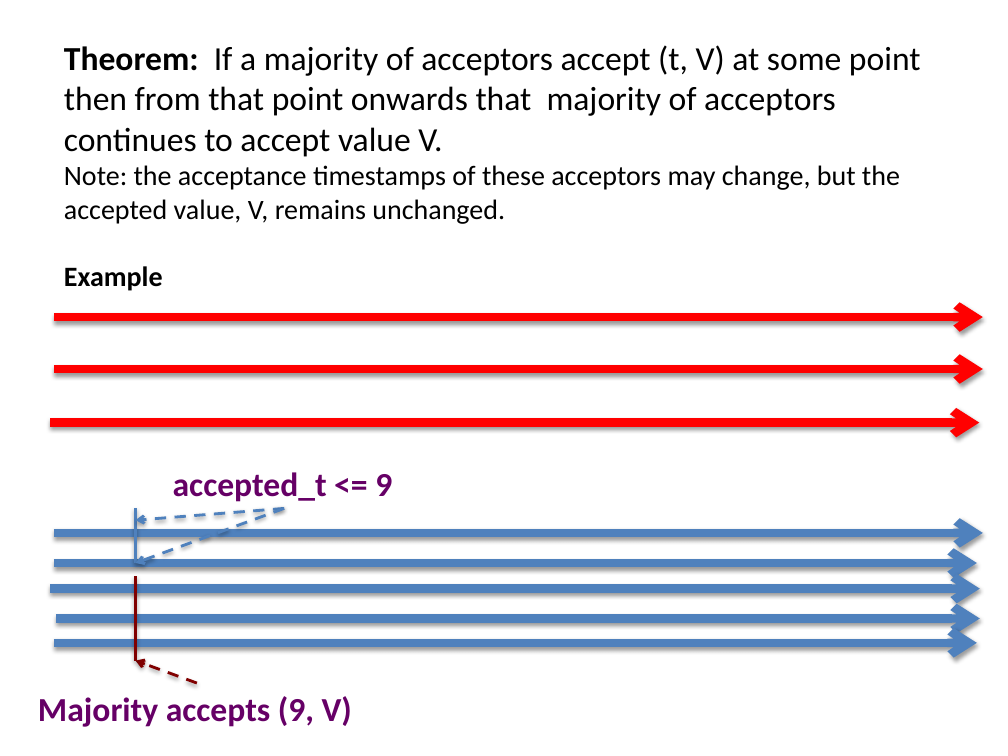
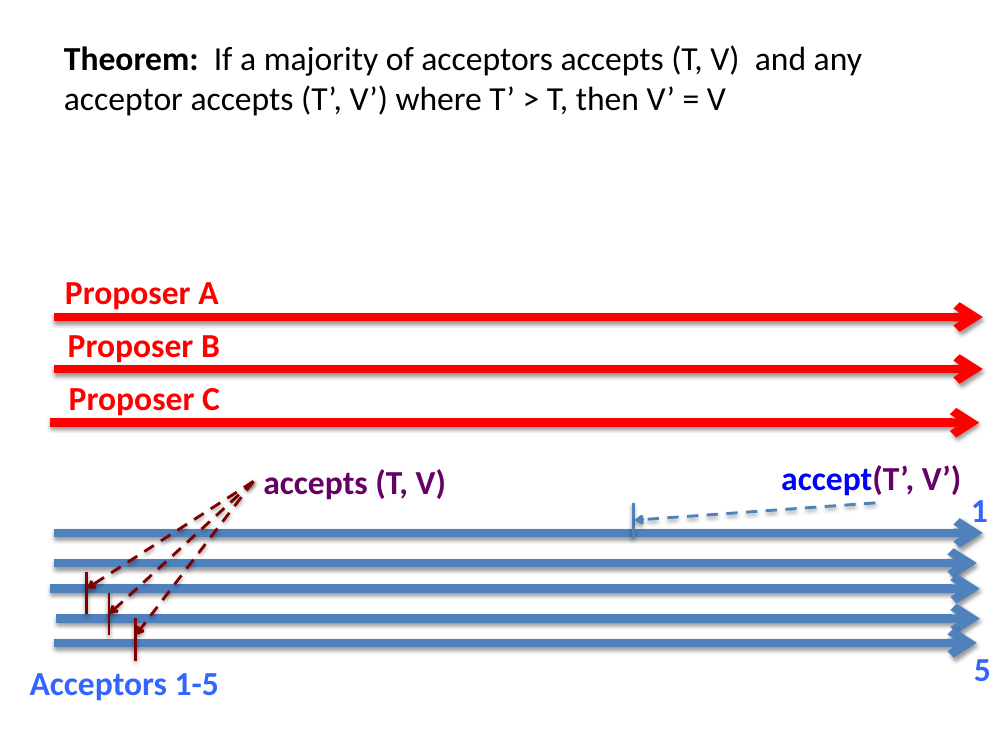
Before and after one commit to kmchandy/kmchandy.github.io, a slide deck: slide 5 of Paxos/PaxosFigures.pptx (slide 7 before the commit). Drawn at 1008x756 pixels with LibreOffice and Linux fonts; fonts in the diff are those of the drawing. Boxes give left, top, right and bottom in pixels: in the first picture for what was removed or moved away, otherwise in the second. Text is boxed around its words. In the diff, an @@ line names an element or a change of style, - is before the commit and + after.

```diff
--- a/Paxos/PaxosFigures.pptx
+++ b/Paxos/PaxosFigures.pptx
@@ text at bbox=[64, 45, 862, 116]: text changed @@
-Theorem: If a majority of acceptors accept (t, V) at some point then from that point onwards that majority of acceptors continues to accept value V.
-Note: the acceptance timestamps of these acceptors may change, but the accepted value, V, remains unchanged.
-Example
+Theorem: If a majority of acceptors accepts (T, V) and any acceptor accepts (T’, V’) where T’ > T, then V’ = V
@@ text added at bbox=[65, 282, 218, 310], 24 pt, text #FF0000, bold @@
+Proposer A
@@ text added at bbox=[68, 335, 220, 363], 24 pt, text #FF0000, bold @@
+Proposer B
@@ text added at bbox=[69, 388, 220, 416], 24 pt, text #FF0000, bold @@
+Proposer C
@@ text at bbox=[263, 469, 446, 500]: text changed @@
-accepted_t <= 9
+accepts (T, V)
@@ text added at bbox=[781, 465, 962, 496], 24 pt, text #660066, bold @@
+accept(T’, V’)
@@ arrow moved from (284, 508) - (136, 563) to (253, 482) - (87, 589) @@
@@ arrow (253, 482) - (87, 589): stroke #4F81BD 2 pt dashed to #800000 2 pt dashed @@
@@ arrow added from (253, 482) to (109, 614), #800000 2 pt dashed @@
@@ line removed from (136, 508) to (136, 563) @@
@@ arrow removed from (284, 508) to (136, 520) @@
@@ arrow added from (253, 482) to (136, 635), #800000 2 pt dashed @@
@@ line added from (633, 503) to (633, 538), #4F81BD 2 pt @@
@@ arrow added from (875, 503) to (634, 520), #4F81BD 2 pt dashed @@
@@ text added at bbox=[971, 500, 988, 530], 24 pt, text #3366FF, bold @@
+1
@@ line added from (87, 572) to (87, 614), #800000 2 pt @@
@@ line added from (109, 593) to (109, 635), #800000 2 pt @@
@@ line moved from (136, 577) - (136, 660) to (136, 619) - (136, 660) @@
@@ text added at bbox=[974, 659, 991, 682], 24 pt, text #3366FF, bold @@
+5
@@ text added at bbox=[30, 673, 219, 701], 24 pt, text #3366FF, bold @@
+Acceptors 1-5
@@ arrow removed from (197, 683) to (136, 660) @@
@@ text removed at bbox=[38, 696, 352, 727] @@
-Majority accepts (9, V)
```
Also in this commit, not shown: 4 other slides changed, 1 slide added, 9 slides removed, 22 other files.
